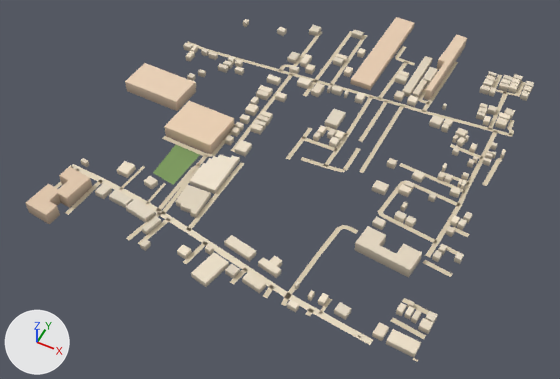
The glTF model public/assets/bengaluru-region-v1/tiles/t32_-9-l0.glb, before and after one commit.
Rendered twice from a 50 mm camera at (16557.0, -4936.0, 739.0) aimed at (16242.0, -4306.0, -49.0). The lights are fixed; the arrows at lower left show +X, +Y and +Z. The first picture is the older version. Vertices at exactly the same position are counted once.

In view in the first picture: 'building', 'ground'.
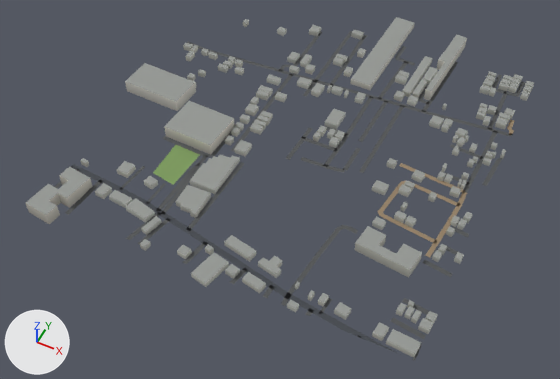
Where the change shows, as pixel boxes (x1, y1, x2, y2) in the pictures (560 x 379 px; the box of a moved part takes in the faces that stretch with it):
'ground', reshaped: before (54, 31, 526, 362); after (54, 31, 526, 360)
part 1 of me_building, recoloured: (26, 17, 534, 357) in both
part 2 of me_ground, moved or reshaped: before (54, 31, 526, 362); after (54, 31, 526, 360)
part 3 of me_ground, moved or reshaped: (183, 124, 235, 157) in both
part 4 of me_ground, recoloured: (55, 31, 514, 339) in both

What changed in the scene script:
```text
Change me_building:
    used by ob_building; location = (16000.0, -4500.0, 0.0)
    remove me_building.from_pydata(...)  # 1406 vertices, 1786 faces; spans x -20.0..504.0, y -23.0..554.0, z 0.0..18.0
    add me_building.from_pydata(...)  # 1406 vertices, 2162 faces; spans x -20.0..504.0, y -23.0..554.0, z 0.0..18.0
    me_building part 1: 1786 kept faces spanning x -20.0..504.0, y -23.0..554.0, z 0.0..18.0 get new vertex colours
    edits to the shape of me_building do not show in these pictures
Change me_ground:
    used by ob_ground; location = (16000.0, -4500.0, 0.0)
    verts and faces of me_ground; kept vertices keep their numbers, new ones are numbered from 545
    before: 223 (148.0, 168.0, 1.0) at pixel (207, 153), 224 (148.0, 162.0, 1.0) at pixel (205, 156), 227 (152.0, 170.0, 1.0) at pixel (211, 153), 228 (159.0, 169.0, 1.0) at pixel (215, 155), 235 (155.0, 227.0, 1.0) at pixel (233, 127)
    before: 236 (155.0, 234.0, 1.0) at pixel (236, 124)
    remove me_ground.from_pydata(...)  # 545 vertices, 429 faces; spans x -3.0..503.0, y -4.0..500.0, z 1.0
    add me_ground.from_pydata(...)  # 567 vertices, 451 faces; spans x 0.0..500.0, y 0.0..500.0, z 1.0
    me_ground part 2
    31 vertices are removed from x -3.0..503.0, y -1.0..469.0, z 1.0
    61 faces are deleted
    6 vertices in x 175.0..490.0, y 1.0..471.0, z 1.0 move by (0.0, -1.0, 0.0)
    4 vertices in x 211.0..241.0, y 400.0..401.0, z 1.0 move by (0.0, 5.0, 0.0)
    16 vertices move from x 169.0..501.0, y -4.0..471.0, z 1.0 to x 169.0..500.0, y 0.0..483.0, z 1.0
    48 vertices are added at x 0.0..500.0, y 0.0..492.0, z 1.0
    5 new vertices lie (6.0, 0.0, 0.0) away from vertices in x 131.0..447.0, y 0.0..492.0, z 1.0
    83 new faces join them
    me_ground part 3
    add verts[224] = (149.0, 162.0, 1.0)  # moved, pixel (205, 156)
    add verts[223] = (147.0, 168.0, 1.0)  # moved, pixel (207, 153)
    add verts[235] = (154.0, 227.0, 1.0)  # moved
    add verts[228] = (159.0, 168.0, 1.0)  # moved, pixel (214, 156)
    add verts[227] = (153.0, 171.0, 1.0)  # moved, pixel (211, 153)
    add verts[236] = (157.0, 233.0, 1.0)  # moved
    me_ground part 4: 363 kept faces spanning x 1.0..500.0, y 0.0..500.0, z 1.0 get new vertex colours; the middle colour goes from beige #d7c9ae to dark grey #535556
```
